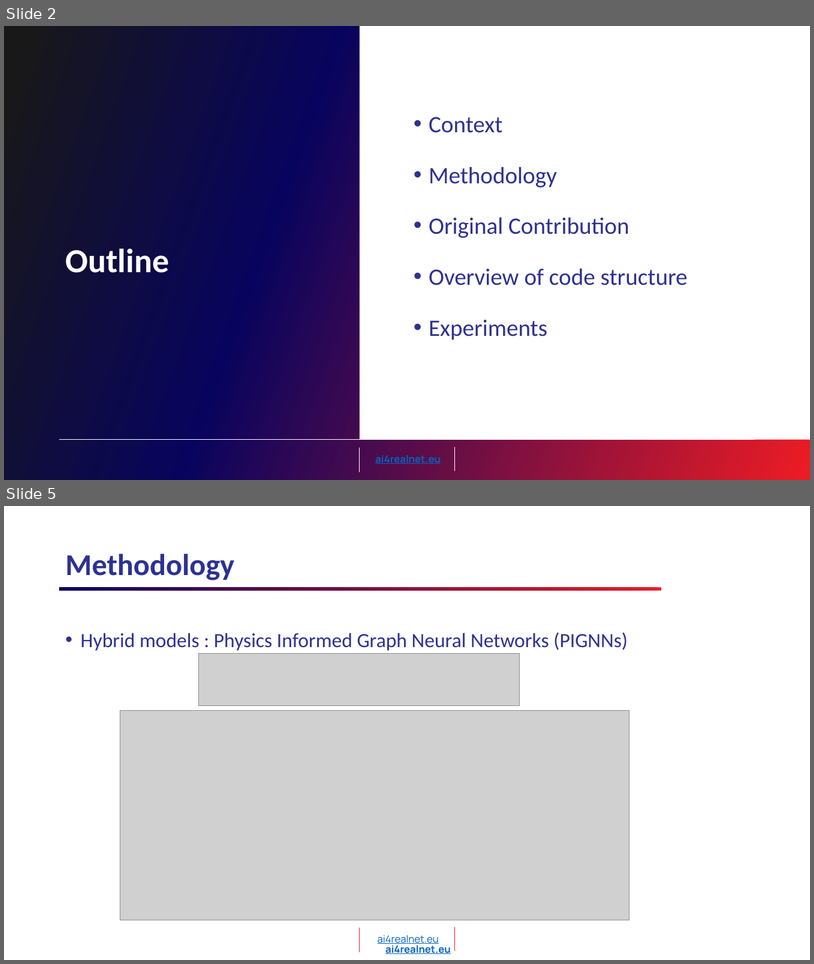
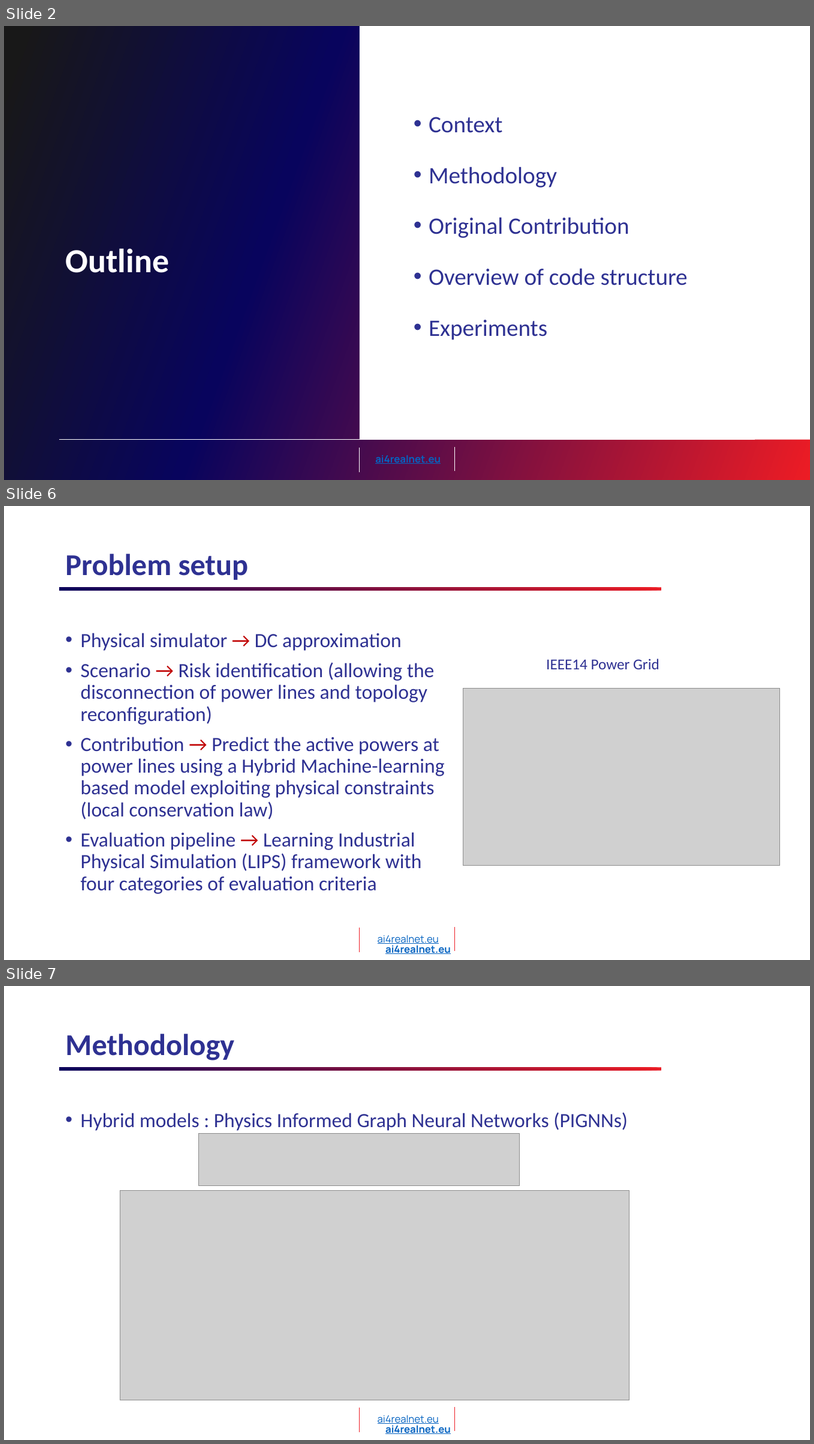
Before and after one commit to AI4REALNET/T2.1_graph_neural_solver, a slide deck: T2.1_KAI_GNN_IRTSX.pptx. Shown one above the other, each under a label of ours: slides 2 and 5 before the commit, slides 2, 6 and 7 after it; the slides between them are not shown. The pictures are 814x964 and 814x1444 pixels, drawn with LibreOffice and Linux fonts; fonts in the diff are those of the drawing; grey boxes stand for pictures; background and template pictures are left out. Boxes give left, top, right and bottom in pixels: in the first picture for what was removed or moved away, otherwise in the second. Text is boxed around its words. In the diff, an @@ line names an element or a change of style, - is before the commit and + after.

```diff
--- a/T2.1_KAI_GNN_IRTSX.pptx
+++ b/T2.1_KAI_GNN_IRTSX.pptx
@@ slide 6 added at (x1=4, y1=506, x2=810, y2=960), background #FFFFFF; not listed: 5 template elements that a slide beside it also shows @@
@@ title added at (x1=65, y1=553, x2=249, y2=580), 36 pt, text #2E3192, bold @@
+Problem setup
@@ text added at (x1=81, y1=633, x2=445, y2=894), 24 pt, text #2E3192 @@
+• Physical simulator → DC approximation
+• Scenario → Risk identification (allowing the disconnection of power lines and topology reconfiguration)
+• Contribution → Predict the active powers at power lines using a Hybrid Machine-learning based model exploiting physical constraints (local conservation law)
+• Evaluation pipeline → Learning Industrial Physical Simulation (LIPS) framework with four categories of evaluation criteria
@@ text added at (x1=546, y1=658, x2=660, y2=669), 18 pt, text #2E3192 @@
+IEEE14 Power Grid
@@ picture added at (x1=464, y1=688, x2=781, y2=865) @@
@@ what was slide 5 is now slide 7 @@
```
Also in this commit, not shown: 4 slides changed, 2 other slides added, 1 slide removed.
